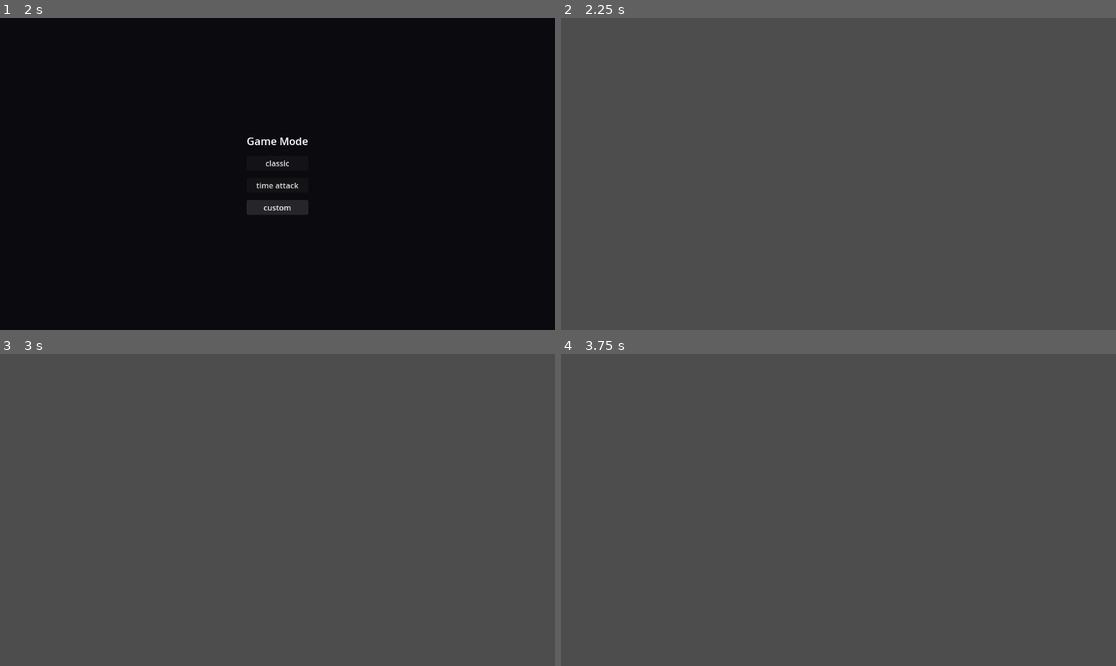
Above: before the commit, frames 1-4 (two rows, left to right).
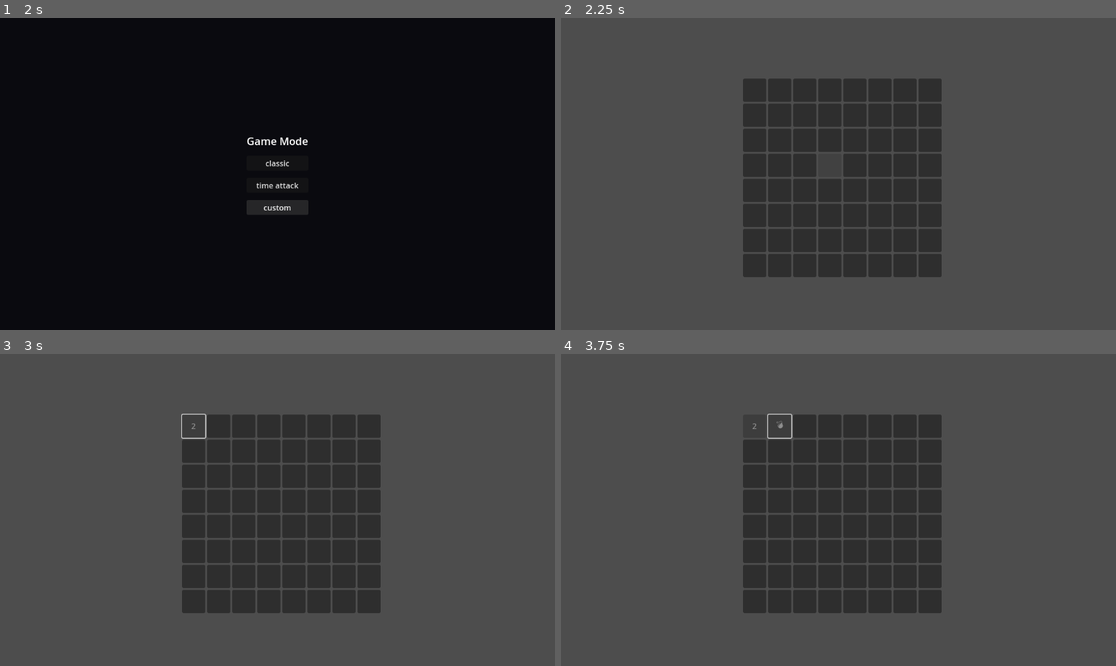
Above: after the commit, the same moments.

Repository: christian759/codemine
Game: Godot game, scene res://navScreen/main.tscn
Two runs of this game, one before a commit and one after it. Both use one fixed random seed, a clock stepped at 60 frames per second and the inputs below.
Inputs (mouse positions are in pixels of both pictures, inside the frame that each line leads up to):
- Up to frame 1 (2 s): click "feedback" at 0.5 s; click "▶ Start" at 1.25 s
- Up to frame 2 (2.25 s): click "classic" at 2 s
- Up to frame 3 (3 s): click (194, 425) at 2.77 s
- Up to frame 4 (3.75 s): click (777, 425) at 3.52 s

Frame 1 is identical in both runs. In frame 2, 19% of the frame differs, in the area x 32-69%, y 19-84%; in frame 3, 19%; in frame 4, 18%.

Commit message:
error free

Diff:
--- /dev/null
+++ b/board/MineTileData.gd
@@ -0,0 +1,8 @@
+# MineTileData.gd
+extends Object
+class_name MineTileData
+
+var is_bomb := false
+var is_revealed := false
+var is_flagged := false
+var neighbor_bombs := 0
--- /dev/null
+++ b/board/TileButton.gd
@@ -0,0 +1,12 @@
+extends Button
+
+var x := 0
+var y := 0
+var grid_manager: Node =  null
+
+func _ready():
+	connect("pressed", _on_tile_pressed)
+
+func _on_tile_pressed():
+	if grid_manager:
+		grid_manager.reveal_tile(x, y)
--- /dev/null
+++ b/board/TileButton.tscn
@@ -0,0 +1,7 @@
+[gd_scene load_steps=2 format=3 uid="uid://dpi7bydrtgrlm"]
+
+[ext_resource type="Script" uid="uid://c2e3r8iq4i2om" path="res://board/TileButton.gd" id="1_tffef"]
+
+[node name="TileButton" type="Button"]
+custom_minimum_size = Vector2(48, 48)
+script = ExtResource("1_tffef")
--- a/board/board.gd
+++ b/board/board.gd
@@ -1 +1,114 @@
 extends Node2D
+
+const WIDTH := 8
+const HEIGHT := 8
+const BOMB_COUNT := 10
+const TILE_SIZE := 32 # or 64, match your button size
+const HORIZONTAL_TILE_MARGIN := 20 # Adjust this value for more/less spacing
+const VERTICAL_TILE_MARGIN := 20 # Adjust this value for more/less spacing
+
+@onready var tile_scene := preload("res://board/TileButton.tscn")
+
+var tiles := []
+var tile_nodes := []
+
+func _ready():
+	generate_grid()
+	get_viewport().size_changed.connect(_on_viewport_size_changed)
+
+func _on_viewport_size_changed():
+	clear_grid()
+	generate_grid()
+
+func clear_grid():
+	for row in tile_nodes:
+		for tile in row:
+			if tile:
+				tile.queue_free()
+	tile_nodes.clear()
+
+func generate_grid():
+	# Step 1: Create tile data
+	tiles.clear()
+	tile_nodes.clear()
+	for y in HEIGHT:
+		var row = []
+		var node_row = []
+		for x in WIDTH:
+			row.append(MineTileData.new())
+			node_row.append(null)
+		tiles.append(row)
+		tile_nodes.append(node_row) # <-- Move this line here
+
+	# Step 2: Place bombs randomly
+	var placed := 0
+	while placed < BOMB_COUNT:
+		var rx = randi() % WIDTH
+		var ry = randi() % HEIGHT
+		if not tiles[ry][rx].is_bomb:
+			tiles[ry][rx].is_bomb = true
+			placed += 1
+
+	# Step 3: Calculate neighbors
+	for y in HEIGHT:
+		for x in WIDTH:
+			if tiles[y][x].is_bomb:
+				continue
+			var count = 0
+			for ny in range(y - 1, y + 2):
+				for nx in range(x - 1, x + 2):
+					if is_valid(nx, ny) and tiles[ny][nx].is_bomb:
+						count += 1
+			tiles[y][x].neighbor_bombs = count
+
+	# Calculate offset to center the grid (include margins)
+	var grid_width = WIDTH * (TILE_SIZE + HORIZONTAL_TILE_MARGIN) - HORIZONTAL_TILE_MARGIN
+	var grid_height = HEIGHT * (TILE_SIZE + VERTICAL_TILE_MARGIN ) - VERTICAL_TILE_MARGIN
+	var offset = Vector2(
+		(self.get_viewport_rect().size.x - grid_width) / 2,
+		(self.get_viewport_rect().size.y - grid_height) / 2
+	)
+
+	# Step 4: Instantiate buttons
+	for y in HEIGHT:
+		for x in WIDTH:
+			var tile = tile_scene.instantiate()
+			tile.x = x
+			tile.y = y
+			tile.grid_manager = self
+			tile.position = Vector2(
+				x * (TILE_SIZE + HORIZONTAL_TILE_MARGIN),
+				y * (TILE_SIZE + VERTICAL_TILE_MARGIN )
+			) + offset
+			add_child(tile)
+			tile_nodes[y][x] = tile
+
+func is_valid(x, y):
+	return x >= 0 and y >= 0 and x < WIDTH and y < HEIGHT
+
+func reveal_tile(x, y):
+	var data = tiles[y][x]
+	var button = tile_nodes[y][x]
+
+	if data.is_revealed or data.is_flagged:
+		return
+
+	data.is_revealed = true
+
+	if data.is_bomb:
+		button.text = "💣"
+		button.disabled = true
+		# TODO: game over logic
+		return
+
+	if data.neighbor_bombs > 0:
+		button.text = str(data.neighbor_bombs)
+	else:
+		button.text = ""
+		# Auto-reveal neighbors
+		for ny in range(y - 1, y + 1):
+			for nx in range(x - 1, x + 1):
+				if is_valid(nx, ny):
+					reveal_tile(nx, ny)
+
+	button.disabled = true
Not shown, added: board/MineTileData.gd.uid
Not shown, added: board/TileButton.gd.uid
